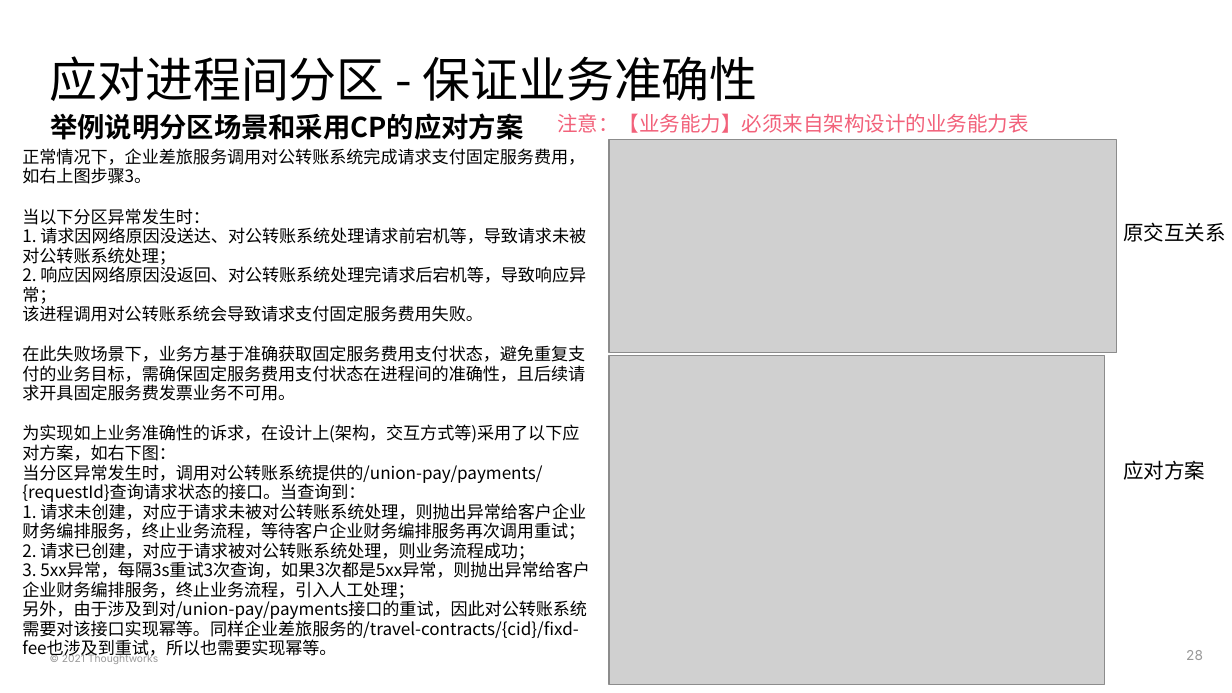
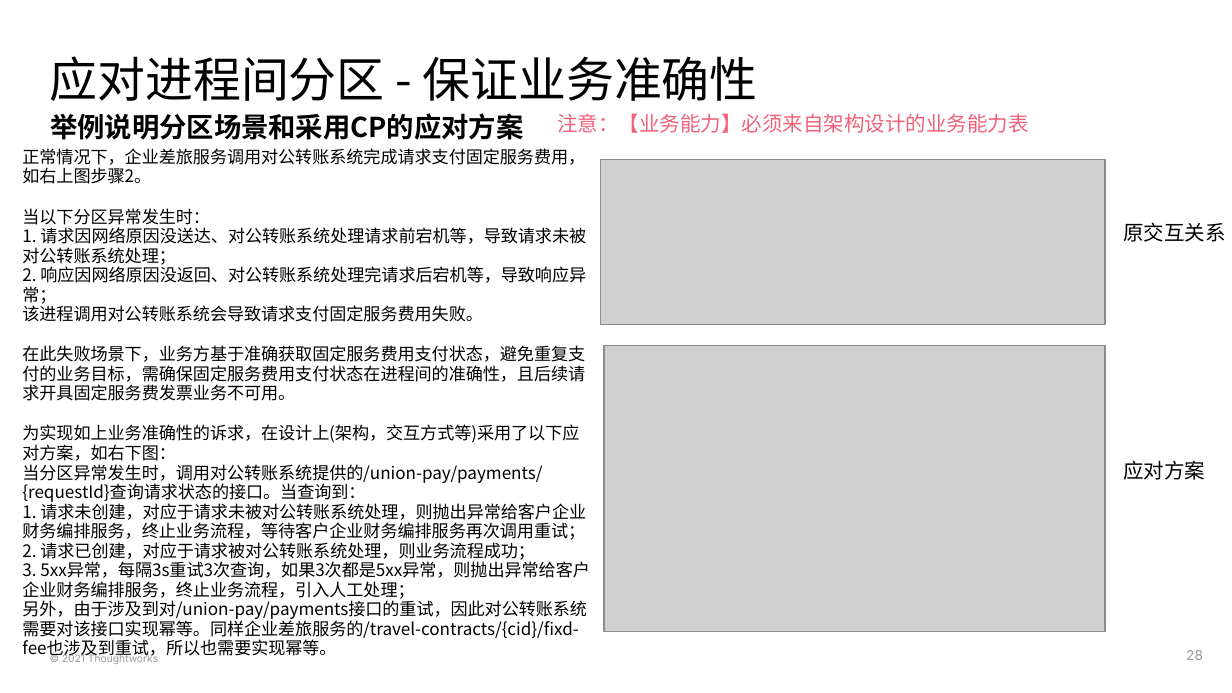
Before and after one commit to deesyx/heima, a slide deck: slide 28 of doc/PS4 黑马考核-项目On-boarding模板-胡炫光.pptx. Drawn at 1232x693 pixels with LibreOffice and Linux fonts; fonts in the diff are those of the drawing; grey boxes stand for pictures. Boxes give left, top, right and bottom in pixels: in the first picture for what was removed or moved away, otherwise in the second. Text is boxed around its words. In the diff, an @@ line names an element or a change of style, - is before the commit and + after.

```diff
--- a/doc/PS4 黑马考核-项目On-boarding模板-胡炫光.pptx
+++ b/doc/PS4 黑马考核-项目On-boarding模板-胡炫光.pptx
@@ text at <box>22,148,585,184</box>: text changed @@
-正常情况下，企业差旅服务调用对公转账系统完成请求支付固定服务费用，如右上图步骤3。
+正常情况下，企业差旅服务调用对公转账系统完成请求支付固定服务费用，如右上图步骤2。
@@ picture: place and size @@
-picture at <box>609,139,1116,352</box>
+picture at <box>600,159,1104,324</box>
@@ picture: place and size @@
-picture at <box>609,356,1104,685</box>
+picture at <box>604,345,1104,632</box>
```
Also in this commit, not shown: 14 other slides changed, 1 slide removed, 17 other files.
